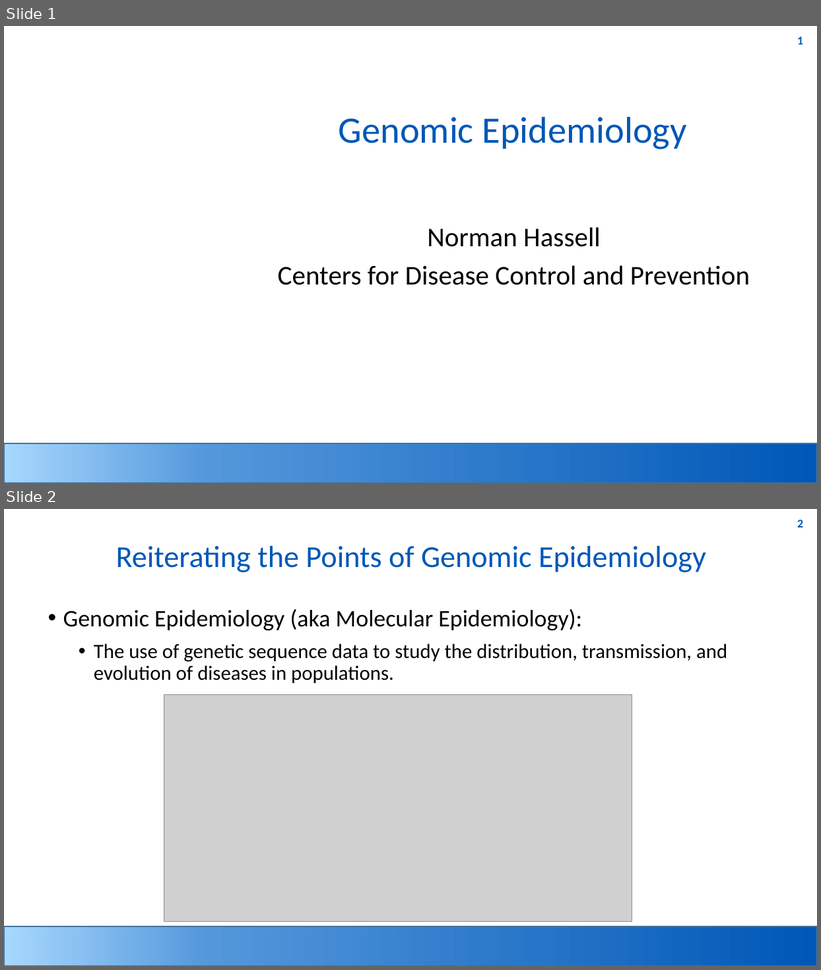
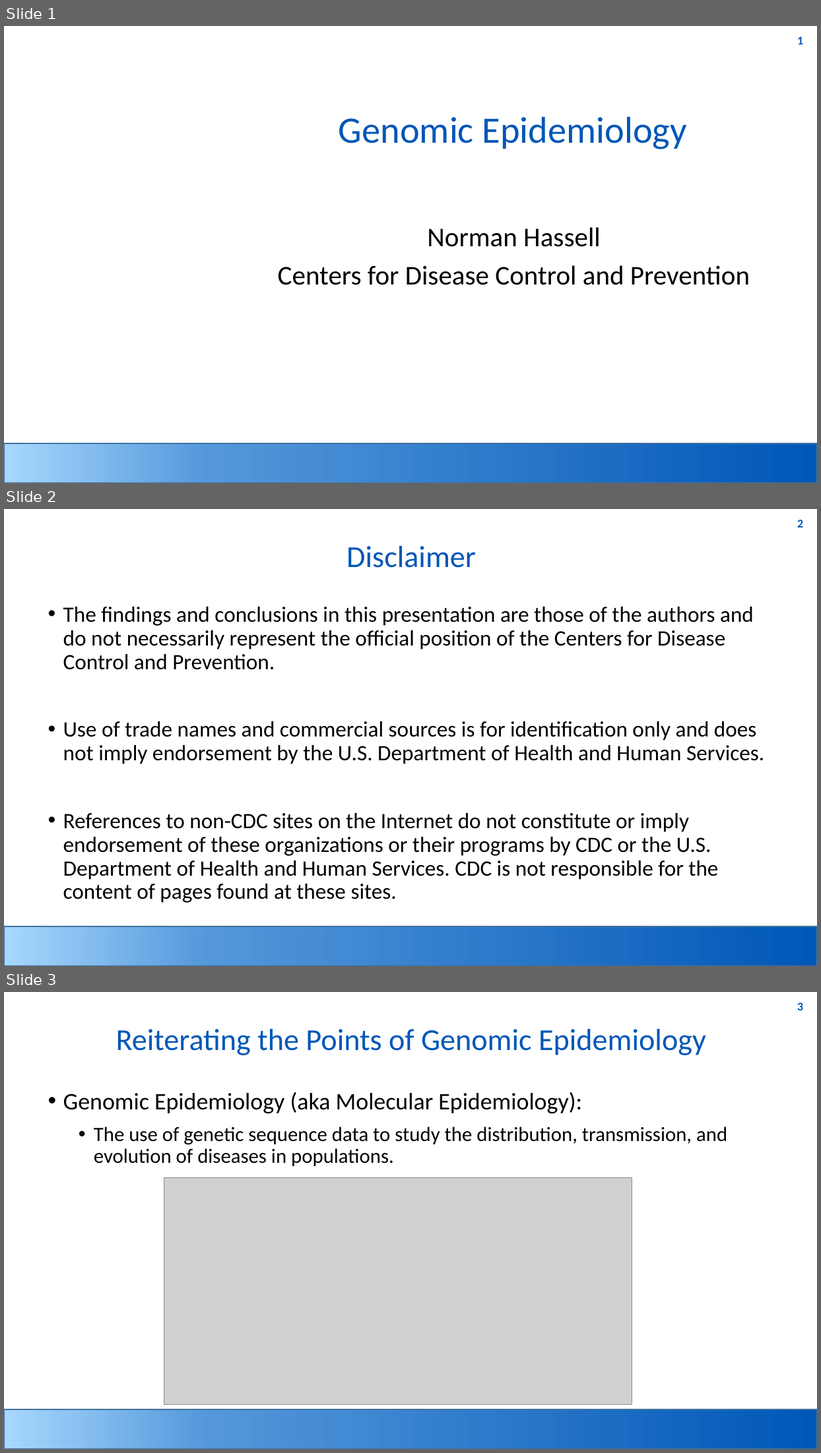
Before and after one commit to nhassell/seasonal-flu-demo, a slide deck: Genomic_Epi.pptx. Shown one above the other, each under a label of ours: slides 1 and 2 before the commit, slides 1, 2 and 3 after it. The pictures are 821x970 and 821x1453 pixels, drawn with LibreOffice and Linux fonts; fonts in the diff are those of the drawing; grey boxes stand for pictures; background and template pictures are left out. Boxes give left, top, right and bottom in pixels: in the first picture for what was removed or moved away, otherwise in the second. Text is boxed around its words. In the diff, an @@ line names an element or a change of style, - is before the commit and + after.

Commit message:
Update for disclaimer.

```diff
--- a/Genomic_Epi.pptx
+++ b/Genomic_Epi.pptx
@@ slide 2 added at box(4, 509, 817, 966), background #FFFFFF; not listed: 2 template elements that a slide beside it also shows @@
@@ title added at box(347, 546, 476, 568), 36 pt, text #0057B7 @@
+Disclaimer
@@ text added at box(63, 607, 764, 903), 25.9 pt, text #000000 @@
+• The findings and conclusions in this presentation are those of the authors and do not necessarily represent the official position of the Centers for Disease Control and Prevention.
+• Use of trade names and commercial sources is for identification only and does not imply endorsement by the U.S. Department of Health and Human Services.
+• References to non-CDC sites on the Internet do not constitute or imply endorsement of these organizations or their programs by CDC or the U.S. Department of Health and Human Services. CDC is not responsible for the content of pages found at these sites.
@@ what was slide 2 is now slide 3 @@
@@ page number at box(797, 1003, 803, 1010): text changed @@
-2
+3
```
Also in this commit, not shown: 3 other files.
